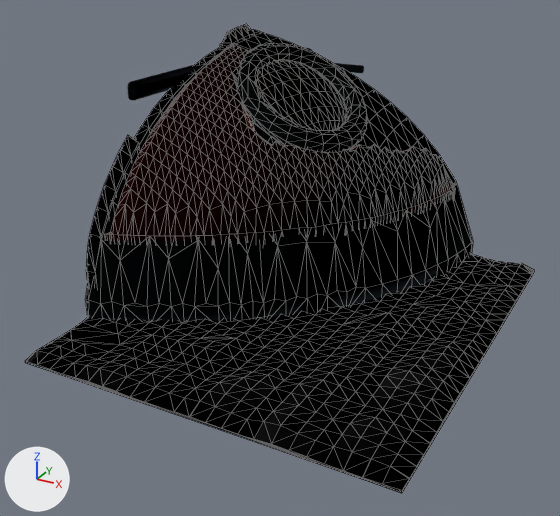
What one commit did to the glTF model assets/models/enemies/armour_dome_br.glb.
The view is the same before and after, from a 50 mm camera at (20.9, -42.0, 24.6) aimed at (-0.9, -2.3, 4.8). The axes (+X, +Y, +Z) are drawn at lower left. The lights are the same throughout. The first picture is the older version. Mesh edges are drawn as thin lines on the coarser meshes. Vertices at exactly the same position are counted once.

The older version as bpy lines, for what is in view:
```python
me_lens_r_007 = bpy.data.meshes.new('lens_r.007')
me_lens_r_007.from_pydata(...)  # 216 vertices, 428 faces; spans x -8.01..-0.92, y 3.75..10.53, z 10.32..15.0
# faces by material slot: [346, 82]
me_lens_r_007.materials.append(mat_dm_lens_166)  # brown #534034
me_lens_r_007.materials.append(mat_dm_lens_hi_169)  # brown #88715a
me_shell_009 = bpy.data.meshes.new('shell.009')
me_shell_009.from_pydata(...)  # 459 vertices, 914 faces; spans x -12.0..7.2, y -8.4..14.0, z 0.0..16.2
# faces by material slot: [454, 417, 43]
me_shell_009.materials.append(mat_dm_grey_69_105)  # greyish blue #535e66
me_shell_009.materials.append(mat_dm_grey_66_102)  # dark blue #2c3840
me_shell_009.materials.append(mat_dm_grey_67_103)  # greyish blue #3c444f
me_tiles_009 = bpy.data.meshes.new('tiles.009')
me_tiles_009.from_pydata(...)  # 536 vertices, 1068 faces; spans x -12.0..12.0, y -14.0..14.0, z 0.0..0.9
# faces by material slot: [444, 371, 125, 120, 8]
me_tiles_009.materials.append(mat_dm_floor1_1)  # black #0a0a0a
me_tiles_009.materials.append(mat_dm_floor3_3)  # black #252525
me_tiles_009.materials.append(mat_dm_floor5_5)  # dark grey #404040
me_tiles_009.materials.append(mat_dm_floor7_7)  # dark grey #575757
me_tiles_009.materials.append(mat_dm_floor9_9)  # grey #717171
ob_armour_dome_br_lens_r = bpy.data.objects.new('armour_dome_br_lens_r', me_lens_r_007)
ob_armour_dome_br_lens_r.location = (0.0, 0.0, 0.0)
ob_armour_dome_br_shell = bpy.data.objects.new('armour_dome_br_shell', me_shell_009)
ob_armour_dome_br_shell.location = (0.0, 0.0, 0.0)
ob_armour_dome_br_tiles = bpy.data.objects.new('armour_dome_br_tiles', me_tiles_009)
ob_armour_dome_br_tiles.location = (0.0, 0.0, 0.0)
# also in view: 'armour_dome_br_flanks' at (-2.8, 3.1, 8.1); 'armour_dome_br_plate_low' at (-11.7, -5.4, 5.7); 'armour_dome_br_lens_ring_r' at (-4.3, 7.1, 12.9); 'armour_dome_br_band_end12' at (-11.7, 2.9, 14.2)
```
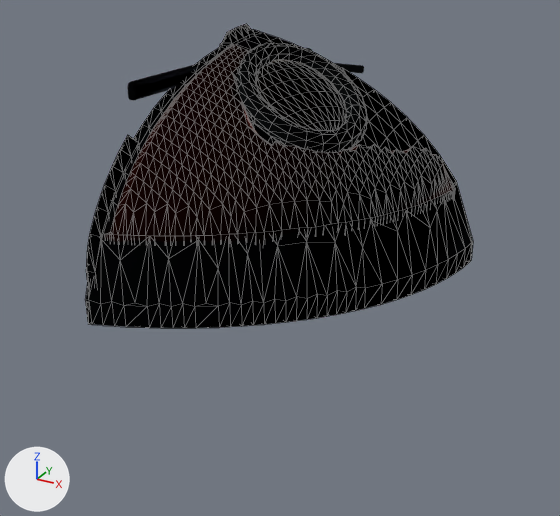
What differs and where, as boxes [x1, y1, x2, y2] in the pictures (560 x 516 px; the box of a moved part takes in the faces that stretch with it):
'armour_dome_br_tiles', deleted
    before: [25, 254, 534, 493]
    faces in mat_dm_floor3_3 (black #252525): [25, 261, 534, 492]
    faces in mat_dm_floor1_1 (black #0a0a0a): [50, 254, 522, 478]
    faces in mat_dm_floor5_5 (dark grey #404040): [76, 262, 531, 466]
    faces in mat_dm_floor7_7 (dark grey #575757): [25, 263, 534, 493]
    faces in mat_dm_floor9_9 (grey #717171): [380, 368, 443, 388]
'armour_dome_br_shell', reshaped
    before: [85, 32, 473, 321]
    after: [85, 32, 473, 328]
part 1 of me_shell_009, moved or reshaped
    before: [88, 32, 472, 321]
    after: [88, 32, 472, 328]

The edits, one by one:
me_shell_009 is used by ob_armour_dome_br_shell; location (0.0, 0.0, 0.0).
me_shell_009 had 459 vertices, 914 faces and spanned x -12.0..7.2, y -8.4..14.0, z 0.0..16.2.
me_shell_009 now has 479 vertices, 954 faces and spans x -12.0..7.2, y -8.4..14.0, z 0.0..16.2.
Part 1, on me_shell_009:
241 faces are deleted.
7 vertices are added at x -12.0..-4.8, y -8.1..14.0, z 0.0..0.2.
8 new vertices lie (0.0, -1.4, 0.0) away from vertices in x -10.0..5.4, y -5.6..9.8, z 0.0.
5 new vertices lie (0.0, 0.0, -1.8) away from vertices in x -11.8..2.7, y -8.4..1.8, z 1.8.
138 new faces join them, mat_dm_grey_69_105 (greyish blue #535e66).
129 new faces join them, mat_dm_grey_66_102 (dark blue #2c3840).
14 new faces join them, mat_dm_grey_67_103 (greyish blue #3c444f).
Object 'armour_dome_br_tiles' (ob_armour_dome_br_tiles) is deleted.
